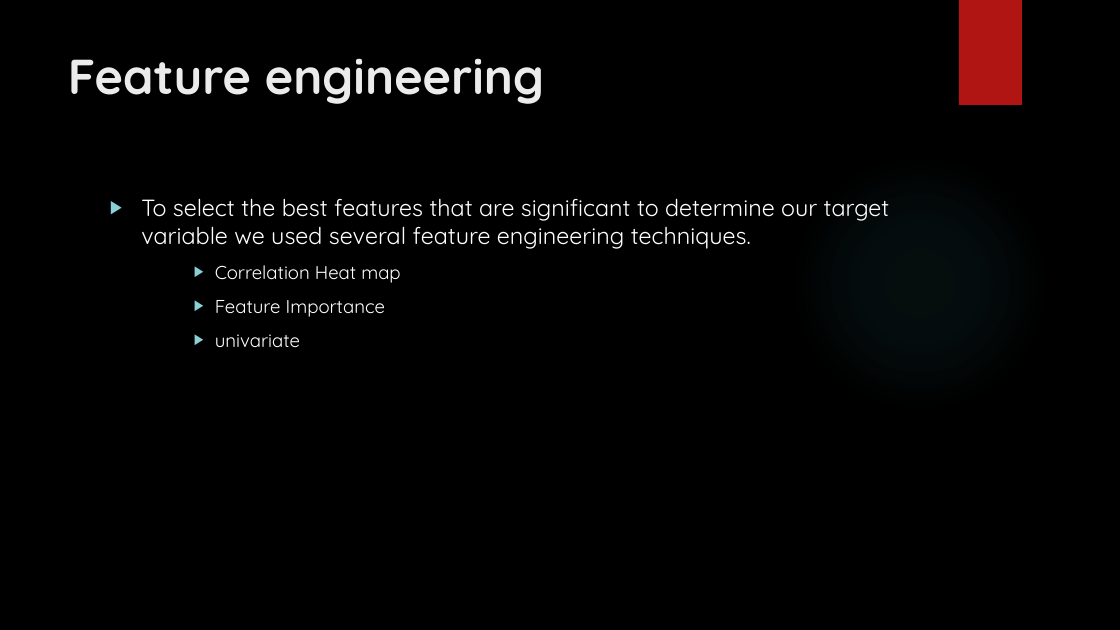
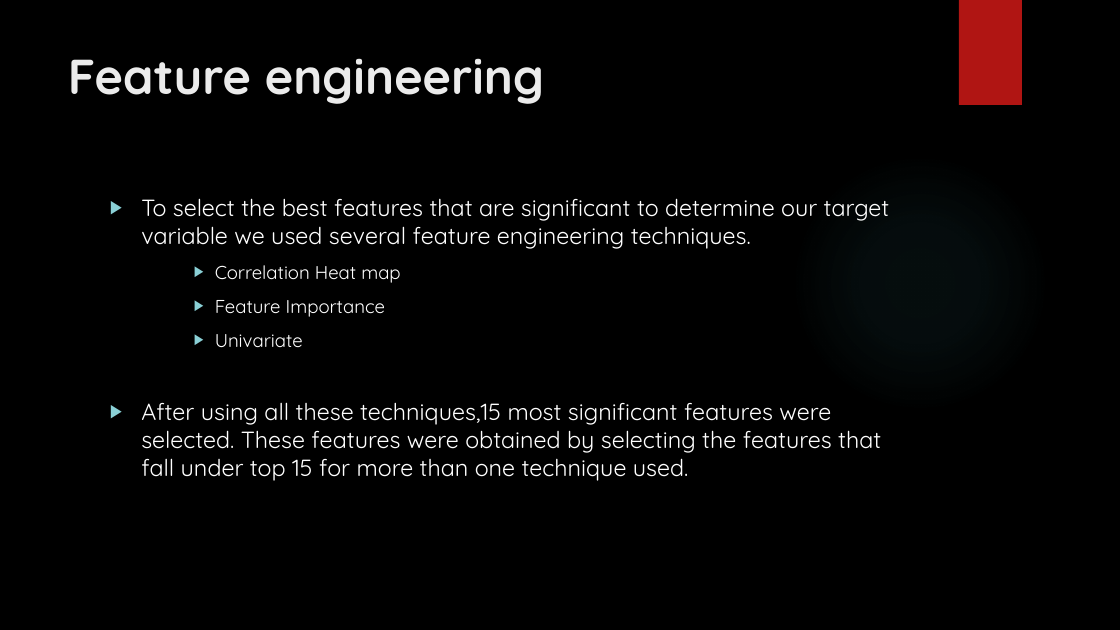
Before and after one commit to bandiajay/DDoSAttacks, a slide deck: slide 20 of DOS & DDOS Attacks.pptx. Drawn at 1120x630 pixels with LibreOffice and Linux fonts; fonts in the diff are those of the drawing; background and template pictures are left out. Boxes give left, top, right and bottom in pixels: in the first picture for what was removed or moved away, otherwise in the second. Text is boxed around its words. In the diff, an @@ line names an element or a change of style, - is before the commit and + after.

Commit message:
Update DOS & DDOS Attacks.pptx
updated ppt

```diff
--- a/DOS & DDOS Attacks.pptx
+++ b/DOS & DDOS Attacks.pptx
@@ text at bbox=[141, 334, 881, 481]: text changed; size 16 to 20 pt @@
-    ▶ univariate
+    ▶ Univariate
+▶ After using all these techniques,15 most significant features were selected. These features were obtained by selecting the features that fall under top 15 for more than one technique used.
```
